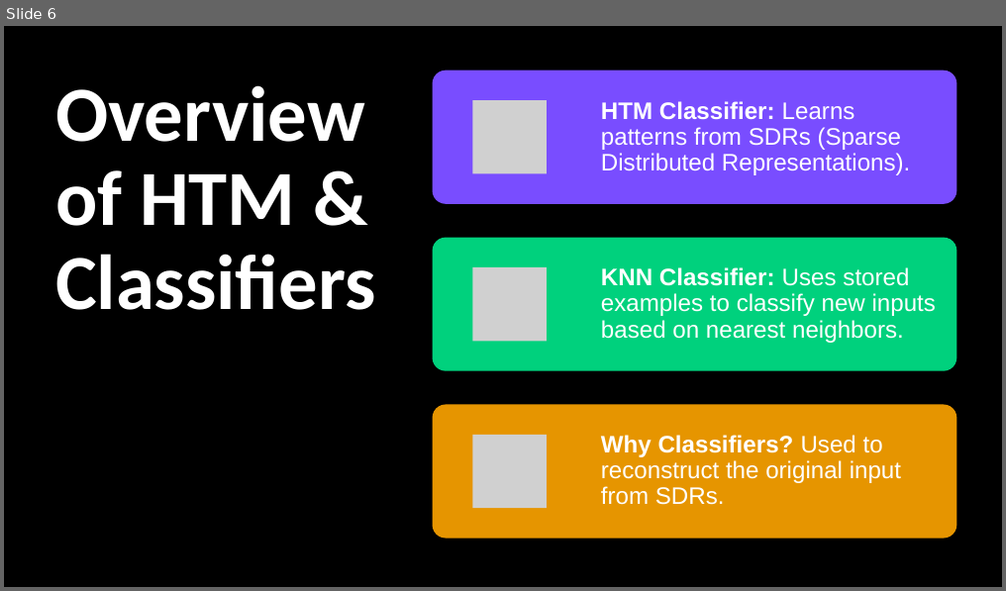
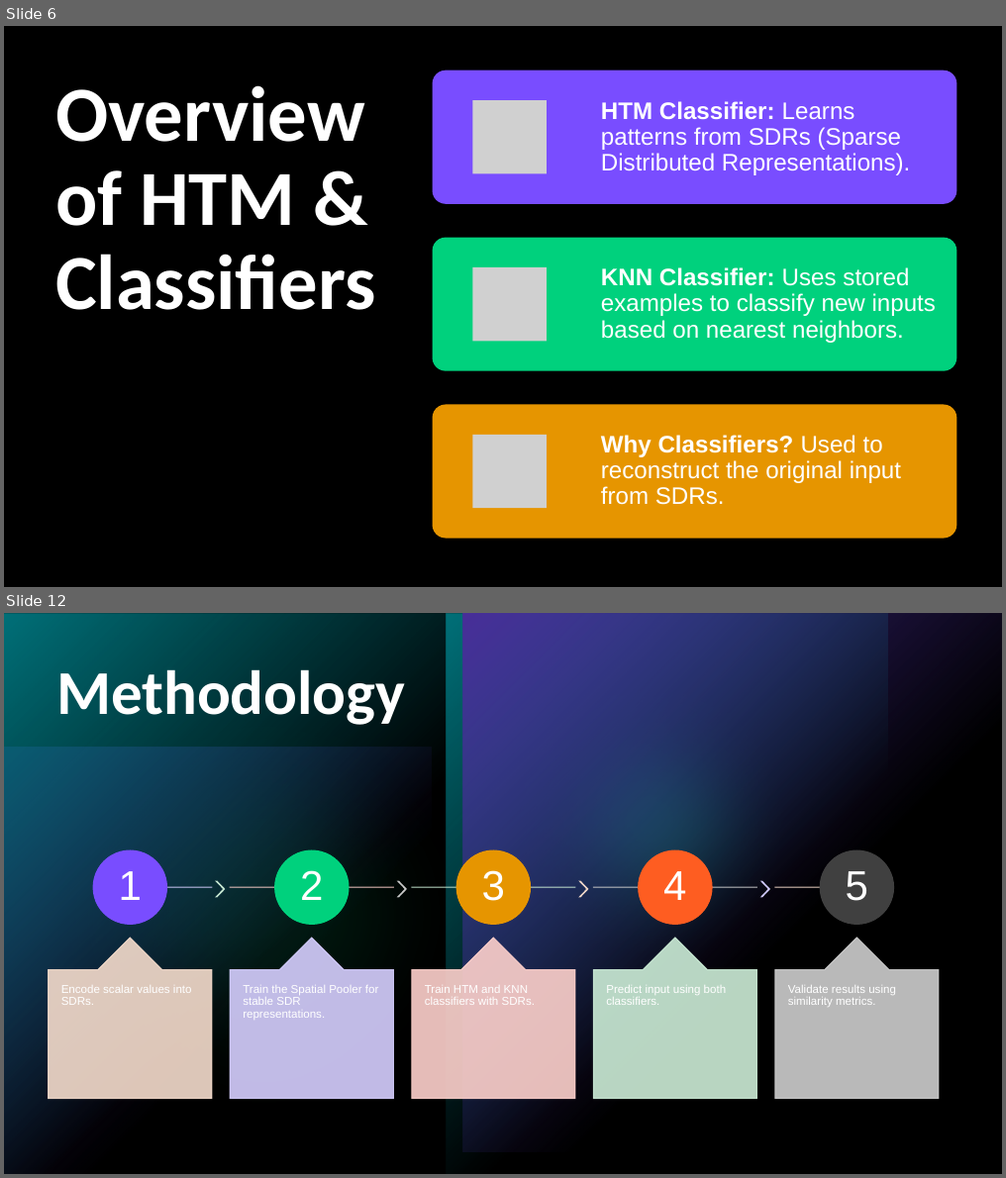
Before and after one commit to prnshubn/neocortexapi-team-untitled, a slide deck: source/Documentation_Team_Untitled/Team_Untitled_Presentation.pptx. Shown one above the other, each under a label of ours: slide 6 before the commit, slides 6 and 12 after it; the slides between them are not shown. The pictures are 1006x591 and 1006x1178 pixels, drawn with LibreOffice and Linux fonts; fonts in the diff are those of the drawing; grey boxes stand for pictures. Boxes give left, top, right and bottom in pixels: in the first picture for what was removed or moved away, otherwise in the second. Text is boxed around its words. In the diff, an @@ line names an element or a change of style, - is before the commit and + after.

Commit message:
Added flow diagram,Methodologies,Classifier process in PPT

```diff
--- a/source/Documentation_Team_Untitled/Team_Untitled_Presentation.pptx
+++ b/source/Documentation_Team_Untitled/Team_Untitled_Presentation.pptx
@@ slide 12 added at [4,613,1002,1174], background #000000; not listed: 5 template elements that a slide beside it also shows @@
@@ rectangle added at [4,613,1002,1174], fill #000000 at 40% opacity @@
@@ title added at [56,663,405,730], 60 pt, text #FFFFFF, bold @@
+Methodology
@@ ellipse added at [475,646,829,998], fill #00D17D at 60% opacity @@
@@ group added at [49,851,939,1099]: 10 texts, 5 rectangles, 5 ellipses, 5 up arrow callouts, 4 chevrons @@
+1
+Encode scalar values into SDRs.
+2
+Train the Spatial Pooler for stable SDR representations.
+3
+Train HTM and KNN classifiers with SDRs.
+4
+Predict input using both classifiers.
+5
+Validate results using similarity metrics.
```
Also in this commit, not shown: 9 other slides added.
